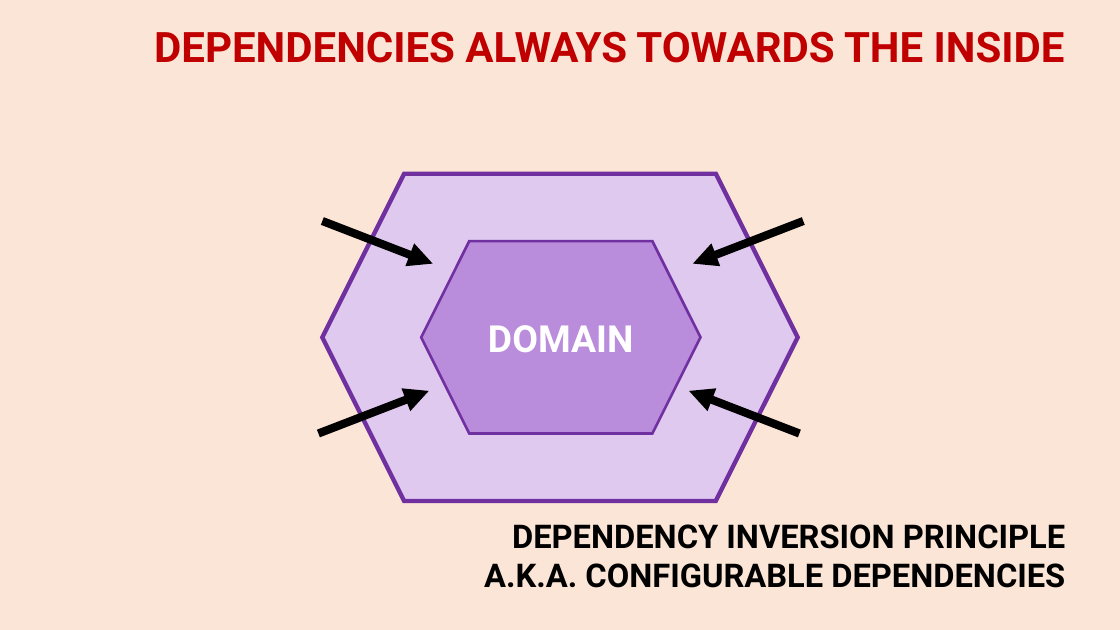
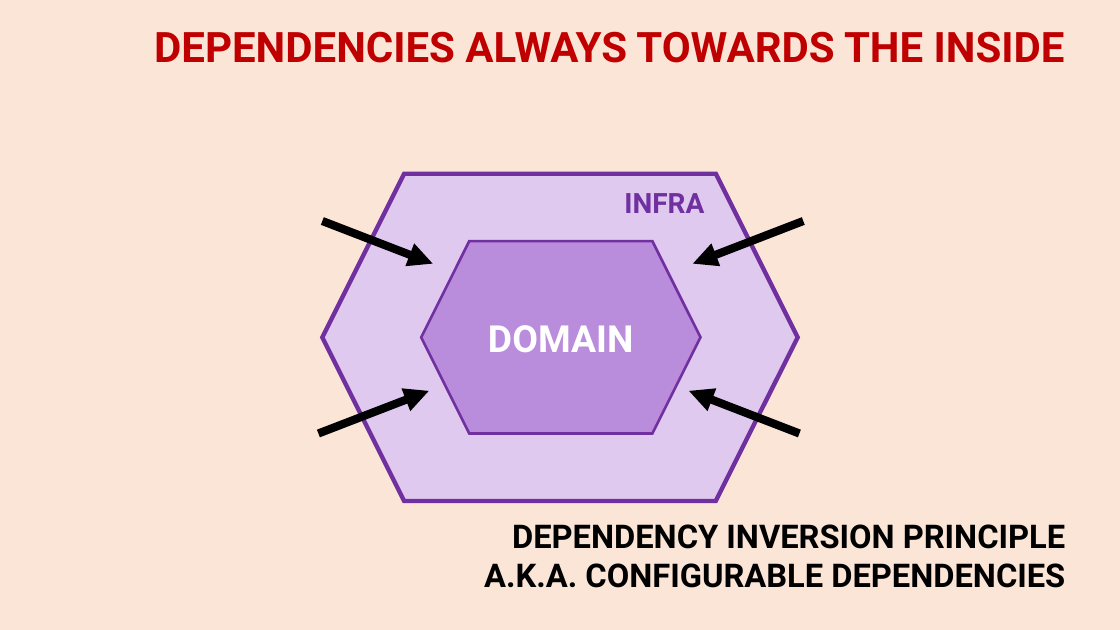
Before and after one commit to tpierrain/talk-hexagonal-and-beyond, a slide deck: slide 5 of HexagonalAndBeyond.pptx. Drawn at 1120x630 pixels with LibreOffice and Linux fonts; fonts in the diff are those of the drawing; background and template pictures are left out. Boxes give left, top, right and bottom in pixels: in the first picture for what was removed or moved away, otherwise in the second. Text is boxed around its words. In the diff, an @@ line names an element or a change of style, - is before the commit and + after.

```diff
--- a/HexagonalAndBeyond.pptx
+++ b/HexagonalAndBeyond.pptx
@@ text added at (x1=624, y1=193, x2=704, y2=213), 24 pt, text #7030A0, bold @@
+INFRA
```
Also in this commit, not shown: 1 other slide changed.
